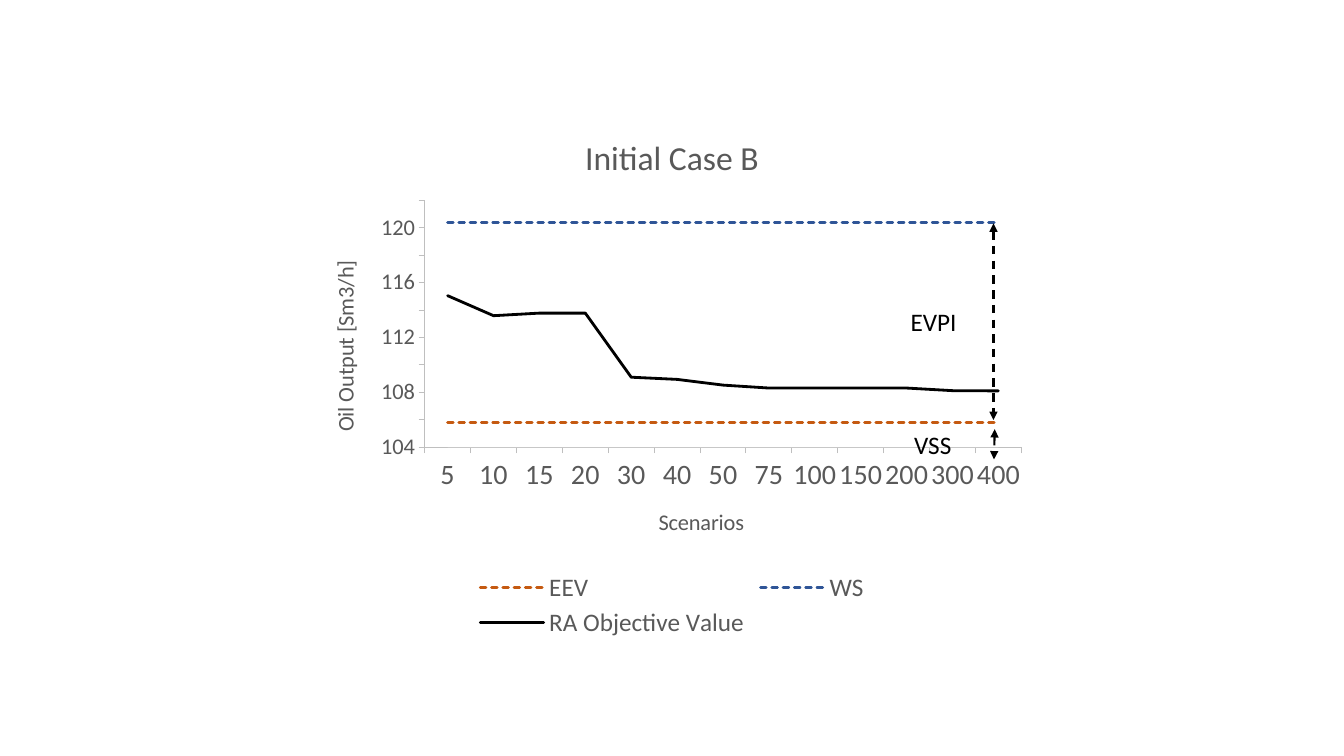
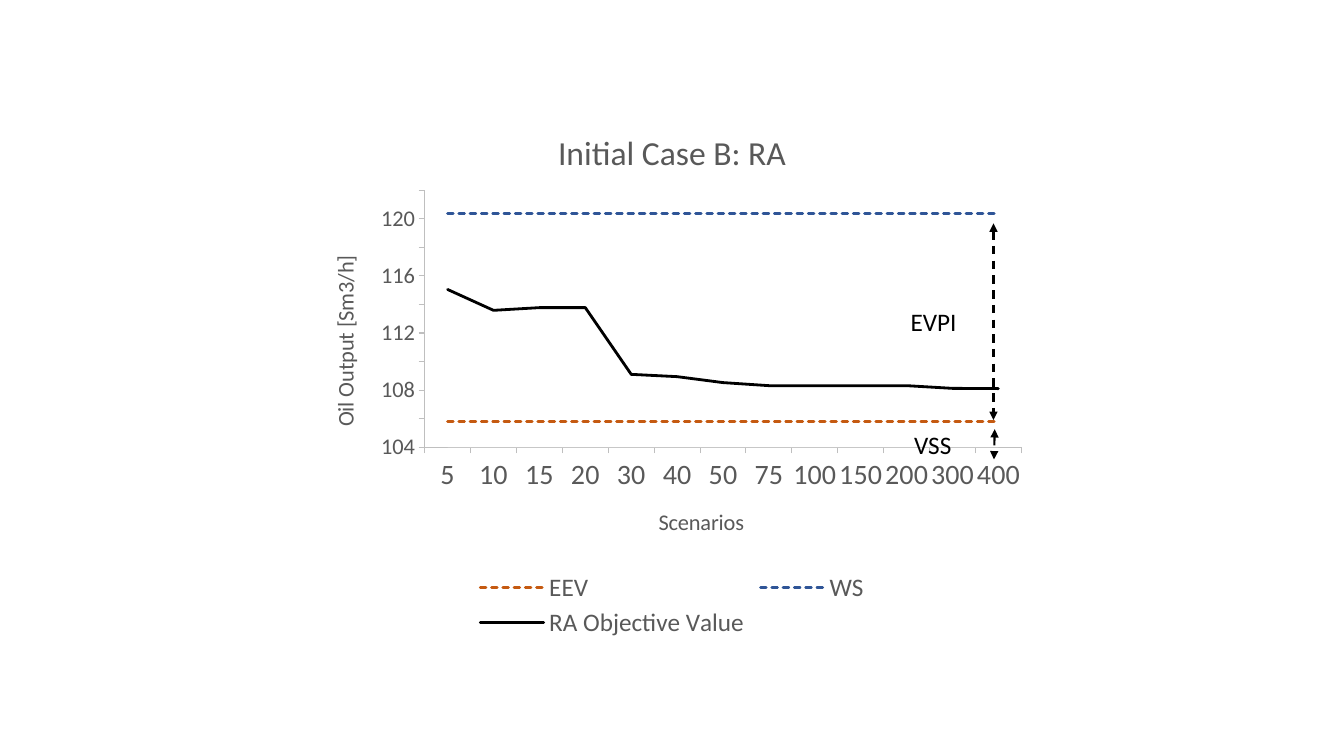
Before and after one commit to bendiw/OilOpt, a slide deck: slide 2 of results/robust_recourse_iterative/Main workbooks/Results Comparison Plots.pptx. Drawn at 1344x756 pixels with LibreOffice and Linux fonts; fonts in the diff are those of the drawing. Boxes give left, top, right and bottom in pixels: in the first picture for what was removed or moved away, otherwise in the second. Text is boxed around its words. In the diff, an @@ line names an element or a change of style, - is before the commit and + after.

```diff
--- a/results/robust_recourse_iterative/Main workbooks/Results Comparison Plots.pptx
+++ b/results/robust_recourse_iterative/Main workbooks/Results Comparison Plots.pptx
@@ area chart at (309, 113, 1036, 643) @@
@@ title "Initial Case B " to "Initial Case B: RA " @@
```
Also in this commit, not shown: 2 other slides changed.
